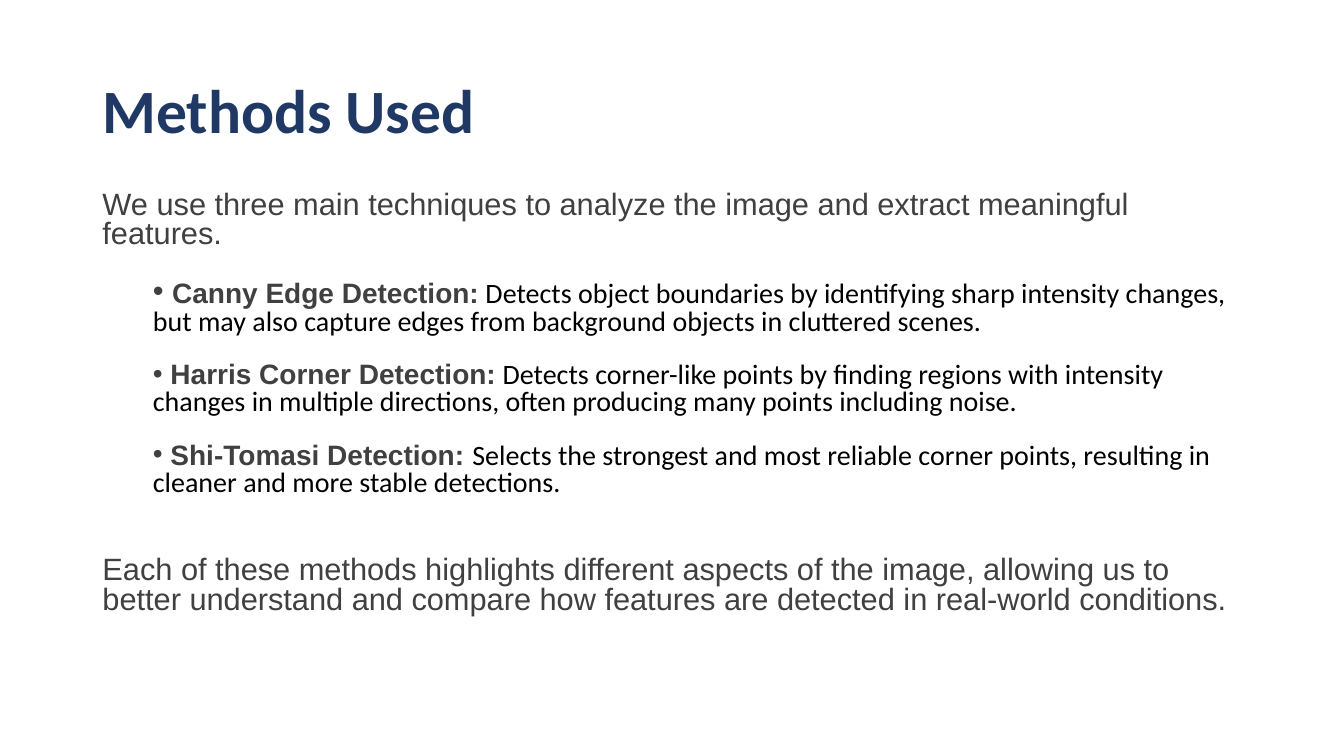
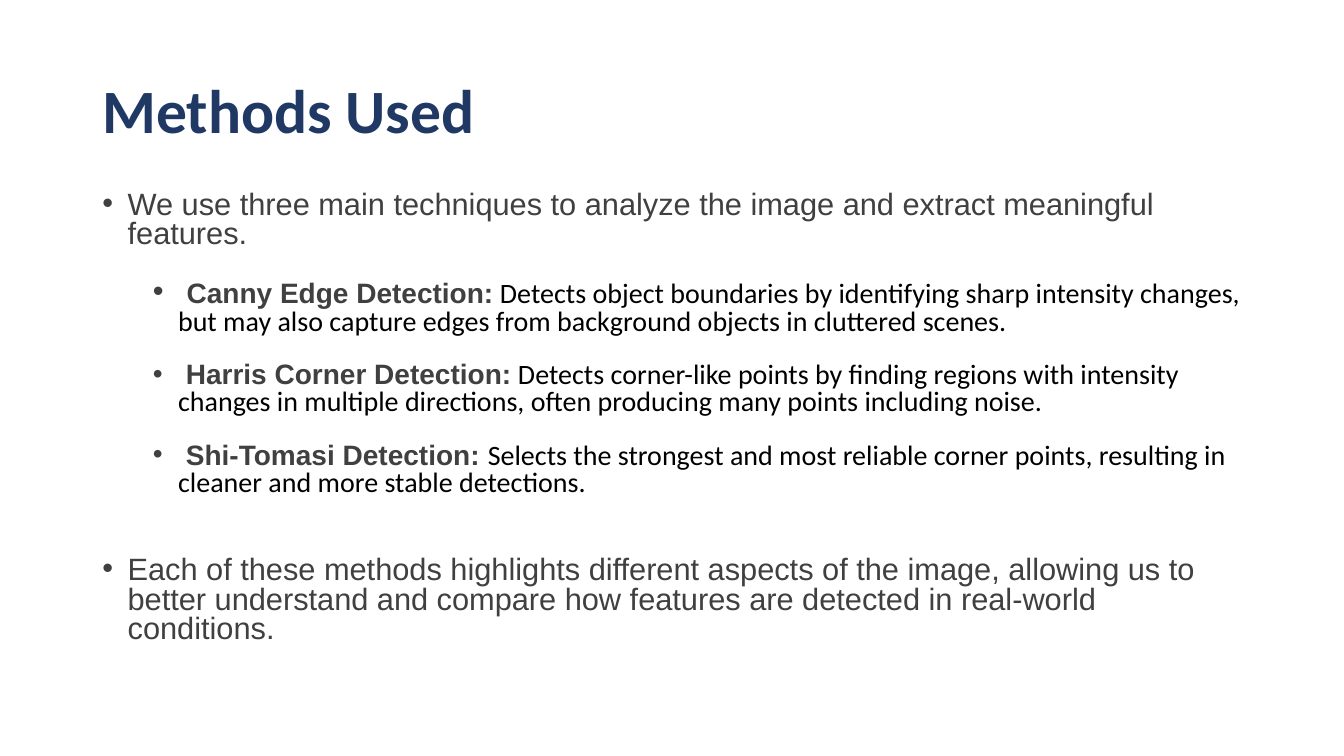
Before and after one commit to Swapnika29/playing-card-boundary-detection, a slide deck: slide 6 of Presentation Slides.pptx. Drawn at 1344x756 pixels with LibreOffice and Linux fonts; fonts in the diff are those of the drawing. Boxes give left, top, right and bottom in pixels: in the first picture for what was removed or moved away, otherwise in the second. Text is boxed around its words. In the diff, an @@ line names an element or a change of style, - is before the commit and + after.

```diff
--- a/Presentation Slides.pptx
+++ b/Presentation Slides.pptx
@@ text "We use three main techniques ..." at (128, 192, 1240, 640): bullet none to •; indent changed @@
```
Also in this commit, not shown: 5 other slides changed.
